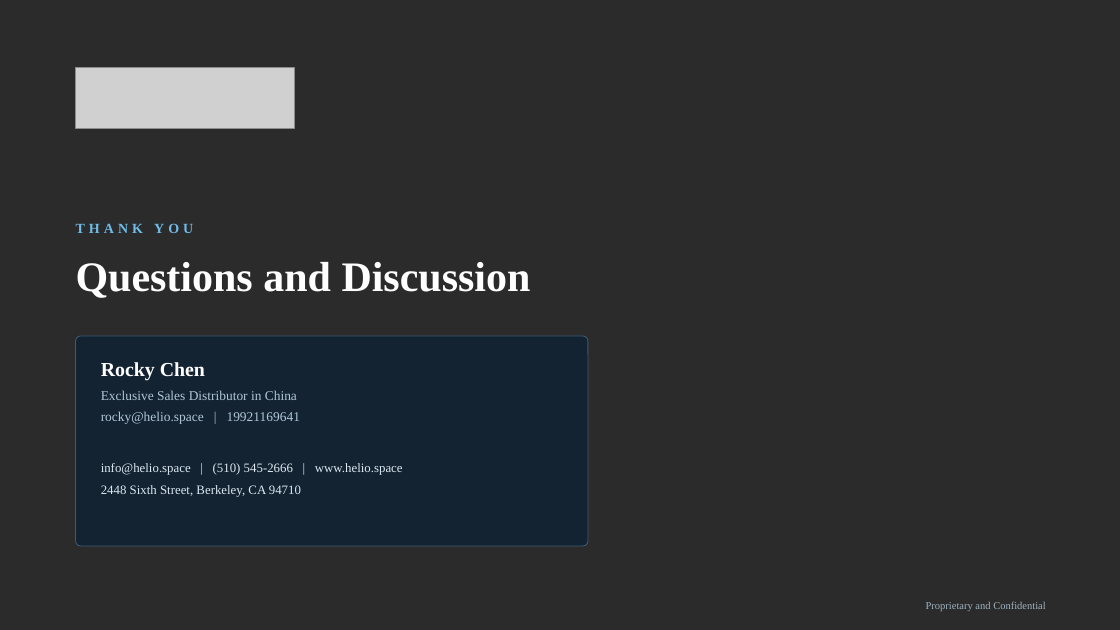
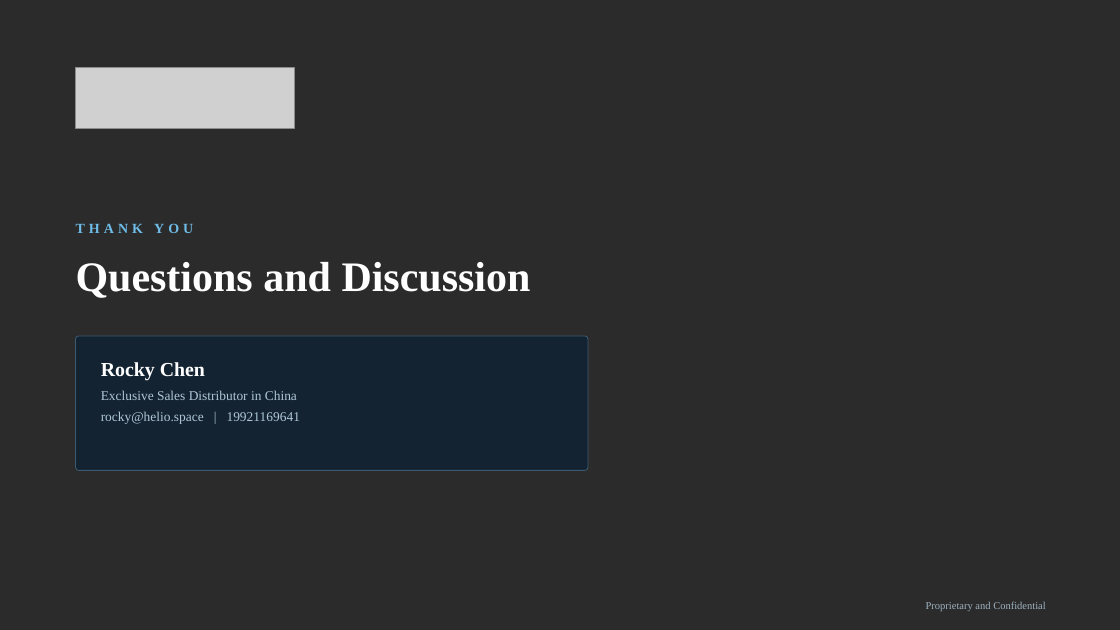
Before and after one commit to anthonyleedu/anthonyleedu, a slide deck: slide 15 of Heliospace_Investor_Overview.pptx (slide 17 before the commit). Drawn at 1120x630 pixels with LibreOffice and Linux fonts; fonts in the diff are those of the drawing; grey boxes stand for pictures; background and template pictures are left out; a plain dark background stands for a picture behind light text. Boxes give left, top, right and bottom in pixels: in the first picture for what was removed or moved away, otherwise in the second. Text is boxed around its words. In the diff, an @@ line names an element or a change of style, - is before the commit and + after.

```diff
--- a/Heliospace_Investor_Overview.pptx
+++ b/Heliospace_Investor_Overview.pptx
@@ rounded rectangle resized from (x1=76, y1=336, x2=588, y2=546) to (x1=76, y1=336, x2=588, y2=471) @@
@@ text at (x1=101, y1=463, x2=403, y2=497): paragraphs removed @@
-info@helio.space | (510) 545-2666 | www.helio.space
-2448 Sixth Street, Berkeley, CA 94710
```
Also in this commit, not shown: 1 other slide changed, 2 slides removed.
